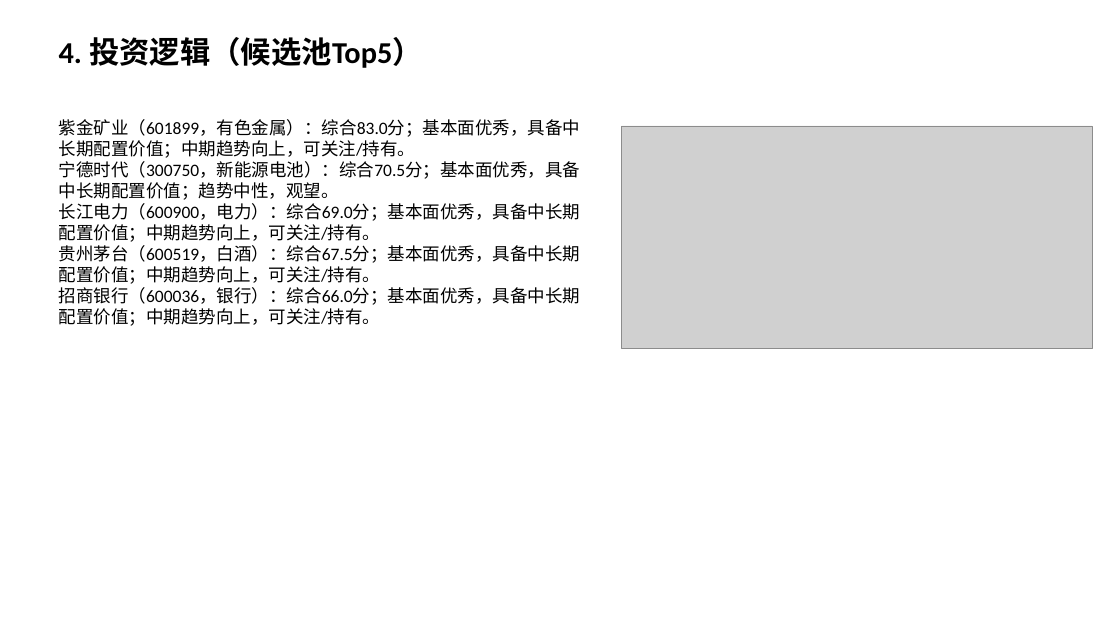
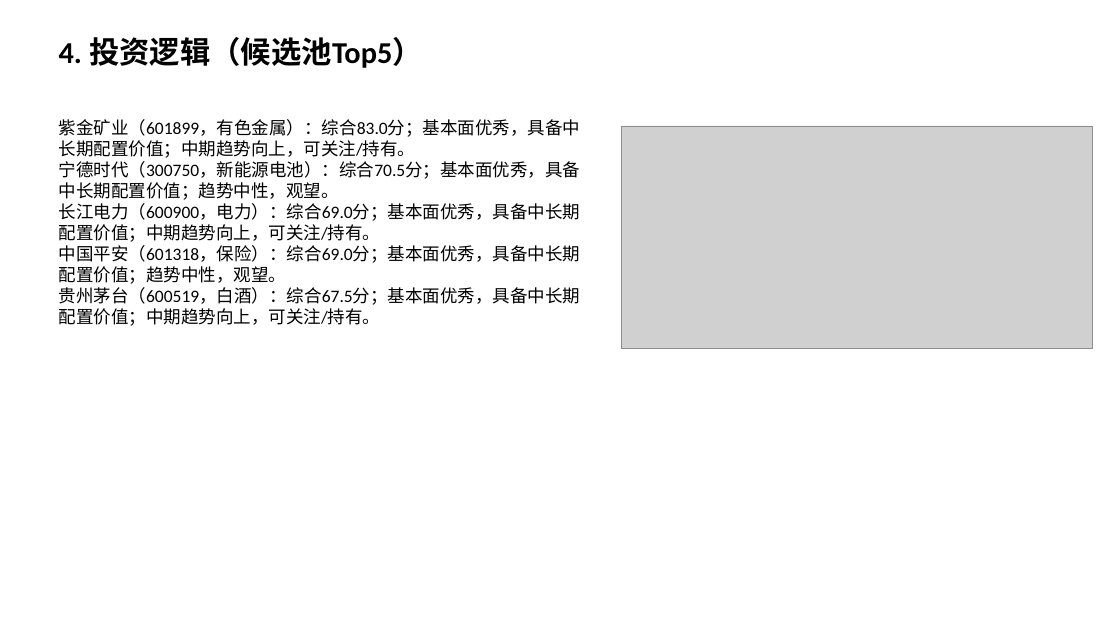
Before and after one commit to Albertdev12/pbl-workflow, a slide deck: slide 5 of outputs/12_中期路演.pptx. Drawn at 1120x630 pixels with LibreOffice and Linux fonts; fonts in the diff are those of the drawing; grey boxes stand for pictures. Boxes give left, top, right and bottom in pixels: in the first picture for what was removed or moved away, otherwise in the second. Text is boxed around its words. In the diff, an @@ line names an element or a change of style, - is before the commit and + after.

```diff
--- a/outputs/12_中期路演.pptx
+++ b/outputs/12_中期路演.pptx
@@ text at bbox=[59, 245, 581, 284]: paragraph added @@
+中国平安（601318，保险）：综合69.0分；基本面优秀，具备中长期配置价值；趋势中性，观望。
@@ text at bbox=[59, 287, 581, 326]: paragraph removed @@
-招商银行（600036，银行）：综合66.0分；基本面优秀，具备中长期配置价值；中期趋势向上，可关注/持有。
```
Also in this commit, not shown: 2 other slides changed, 43 other files.
